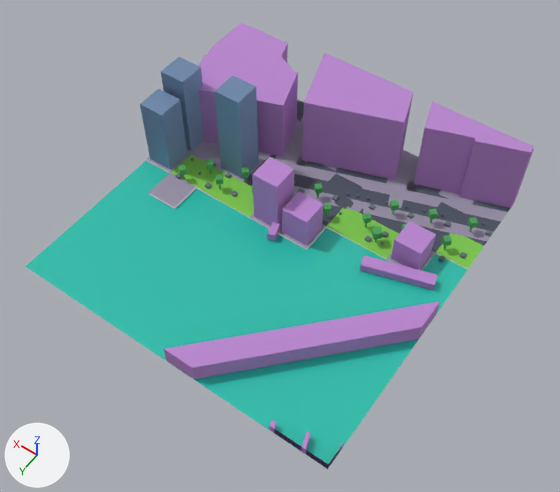
A saved change to the glTF model public/maps/melbourne/chunks/2_-14.glb.
Before and after are seen from a 50 mm camera at (196.0, 1761.9, 207.4) aimed at (286.4, 1635.3, 8.6). Lighting does not change. The marker at lower left points along +X, +Y and +Z. The first picture is the older version. Where no turn or scale is listed for an object, it has been applied to the vertices. Vertices at exactly the same position are counted once.

Objects in the first picture: 'compiled-chunk'.
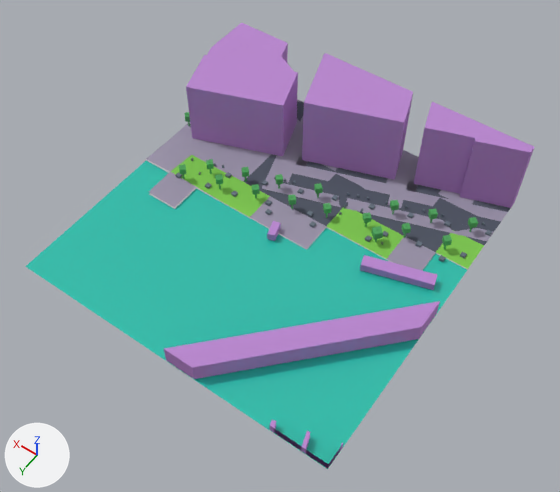
Where the newer file only moved an object's origin or applied its transform, the numbers keep the older frame.

What the commit changed:
me_mesh_0 is used by ob_compiled_chunk; location (294.8, 1626.0, 18.3).
me_mesh_0 had 1016 vertices, 1472 faces and spanned x -60.8..60.8, y -60.0..60.0, z -18.3..18.3.
me_mesh_0 now has 968 vertices, 1400 faces and spans x -60.8..60.8, y -60.0..60.0, z -18.3..10.0.
me_mesh_0 part 1: the loose piece of 8 vertices spanning x -42.9..-39.5, y -36.2..-32.8, z -14.4..-12.0 is moved by (4.2, 11.0, 0.2).
me_mesh_0 part 2: the loose piece of 8 vertices spanning x 39.4..42.8, y -2.0..1.4, z -13.8..-11.3 is moved by (0.0, 0.0, 0.2).
me_mesh_0 part 3: 8 loose pieces with 64 vertices, spanning x -47.7..58.1, y -30.5..-1.1, z -18.0..18.3, are deleted.
Other edits to the shape of me_mesh_0 do not show in these pictures.
me_mesh_0 no longer uses material mat_skyscraper (blue #718caf).

Where the change shows, as pixel boxes [x1, y1, x2, y2] in the pictures (560 x 492 px; the box of a moved part takes in the faces that stretch with it):
part 1 of me_mesh_0, moved or reshaped
    before: [428, 209, 438, 219]
    after: [401, 223, 411, 234]
part 2 of me_mesh_0, moved or reshaped
    before: [179, 165, 187, 175]
    after: [179, 164, 187, 174]
part 3 of me_mesh_0, deleted
    before: [140, 57, 436, 270]
